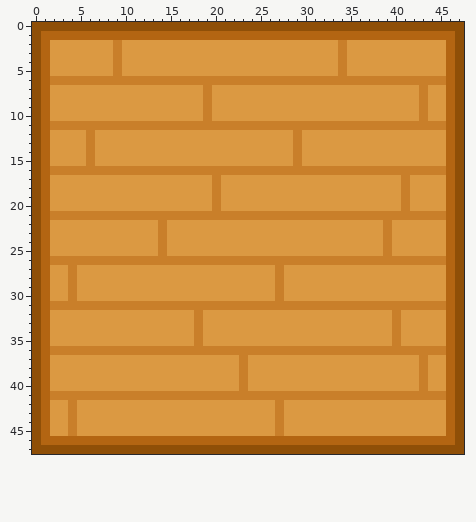
File history of a pixel-art file, Tiles/Flooring/Wooden3X3.aseprite. Above is the file before it was changed.
48x48 pixels, 1 frame.
New version:
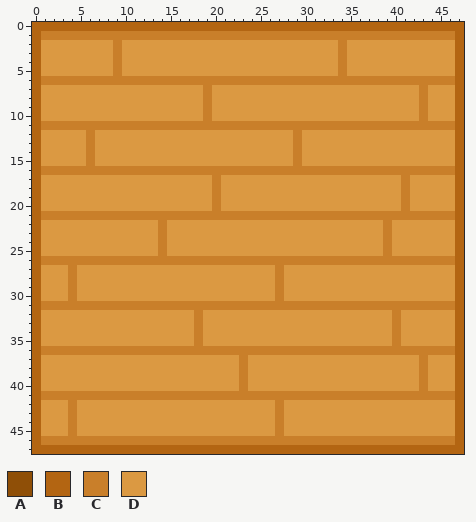
Palette (. is transparent): A #8f4f07  B #b36512  C #c97f2a  D #db9942
From old to new:
Changed rows in their new state; - is an unchanged pixel.
first column x 0:
 0 BBBBBBBBBBBBBBBBBBBBBBBBBBBBBBBBBBBBBBBBBBBBBBBB
 1 BCCCCCCCCCCCCCCCCCCCCCCCCCCCCCCCCCCCCCCCCCCCCCCB
 2 BD--------------------------------------------DB
 3 BD--------------------------------------------DB
 4 BD--------------------------------------------DB
 5 BD--------------------------------------------DB
 6 BC--------------------------------------------CB
 7 BD--------------------------------------------DB
 8 BD--------------------------------------------DB
 9 BD--------------------------------------------DB
10 BD--------------------------------------------DB
11 BC--------------------------------------------CB
12 BD--------------------------------------------DB
13 BD--------------------------------------------DB
14 BD--------------------------------------------DB
15 BD--------------------------------------------DB
16 BC--------------------------------------------CB
17 BD--------------------------------------------DB
18 BD--------------------------------------------DB
19 BD--------------------------------------------DB
20 BD--------------------------------------------DB
21 BC--------------------------------------------CB
22 BD--------------------------------------------DB
23 BD--------------------------------------------DB
24 BD--------------------------------------------DB
25 BD--------------------------------------------DB
26 BC--------------------------------------------CB
27 BD--------------------------------------------DB
28 BD--------------------------------------------DB
29 BD--------------------------------------------DB
30 BD--------------------------------------------DB
31 BC--------------------------------------------CB
32 BD--------------------------------------------DB
33 BD--------------------------------------------DB
34 BD--------------------------------------------DB
35 BD--------------------------------------------DB
36 BC--------------------------------------------CB
37 BD--------------------------------------------DB
38 BD--------------------------------------------DB
39 BD--------------------------------------------DB
40 BD--------------------------------------------DB
41 BC--------------------------------------------CB
42 BD--------------------------------------------DB
43 BD--------------------------------------------DB
44 BD--------------------------------------------DB
45 BD--------------------------------------------DB
46 BCCCCCCCCCCCCCCCCCCCCCCCCCCCCCCCCCCCCCCCCCCCCCCB
47 BBBBBBBBBBBBBBBBBBBBBBBBBBBBBBBBBBBBBBBBBBBBBBBB
Where, in picture pixels (left, top, right, bottom), the same in both pictures:
changed: (32, 22, 464, 454)
